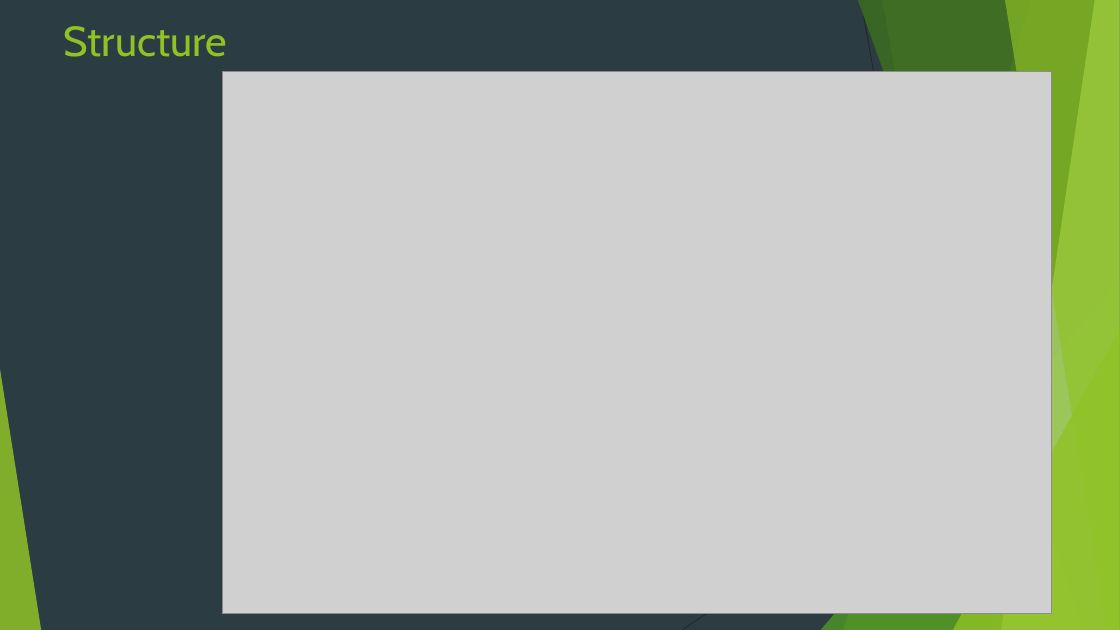
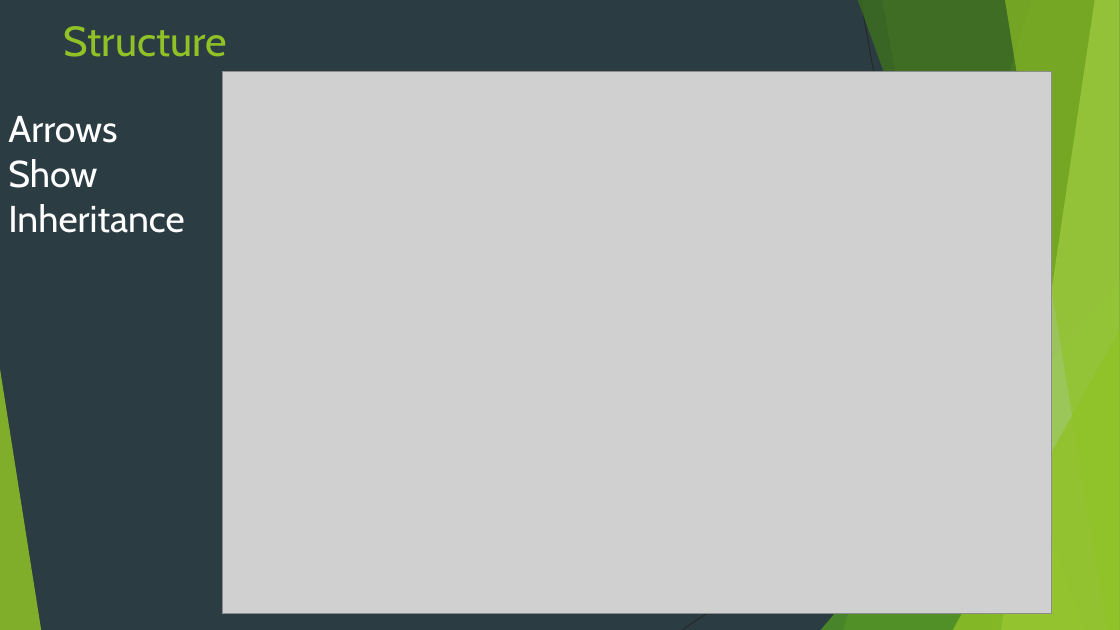
Before and after one commit to goldsteinmt/Tanks, a slide deck: slide 6 of FinalPresentation.pptx. Drawn at 1120x630 pixels with LibreOffice and Linux fonts; fonts in the diff are those of the drawing; grey boxes stand for pictures. Boxes give left, top, right and bottom in pixels: in the first picture for what was removed or moved away, otherwise in the second. Text is boxed around its words. In the diff, an @@ line names an element or a change of style, - is before the commit and + after.

```diff
--- a/FinalPresentation.pptx
+++ b/FinalPresentation.pptx
@@ text added at bbox=[8, 116, 185, 233], 32 pt, text #FFFFFF @@
+Arrows
+Show Inheritance
```
Also in this commit, not shown: 1 other slide changed, 3 other files.
